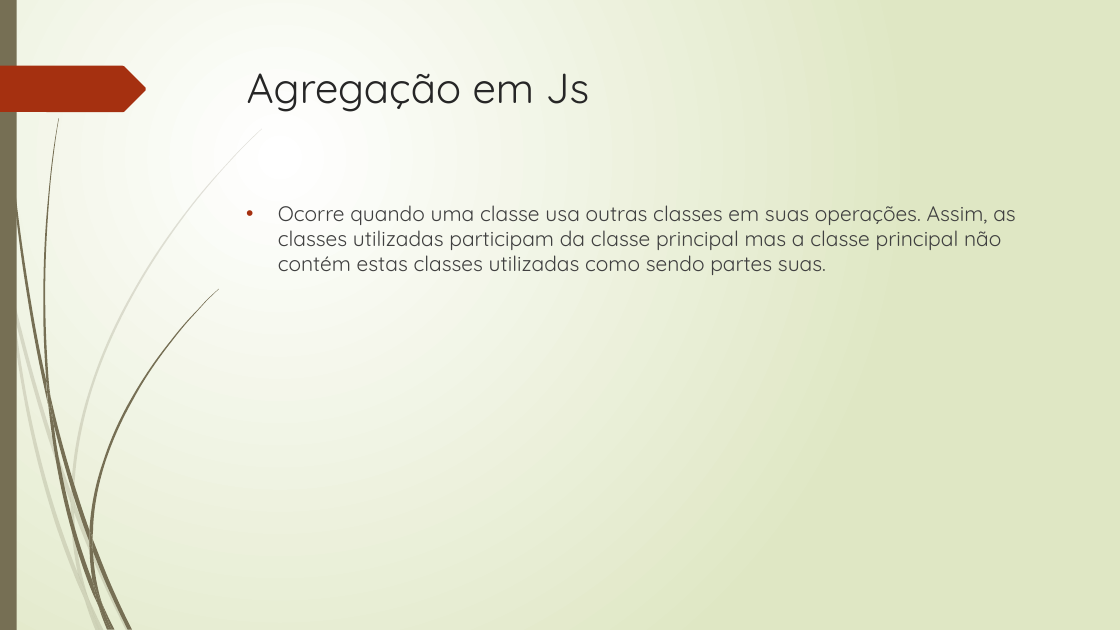
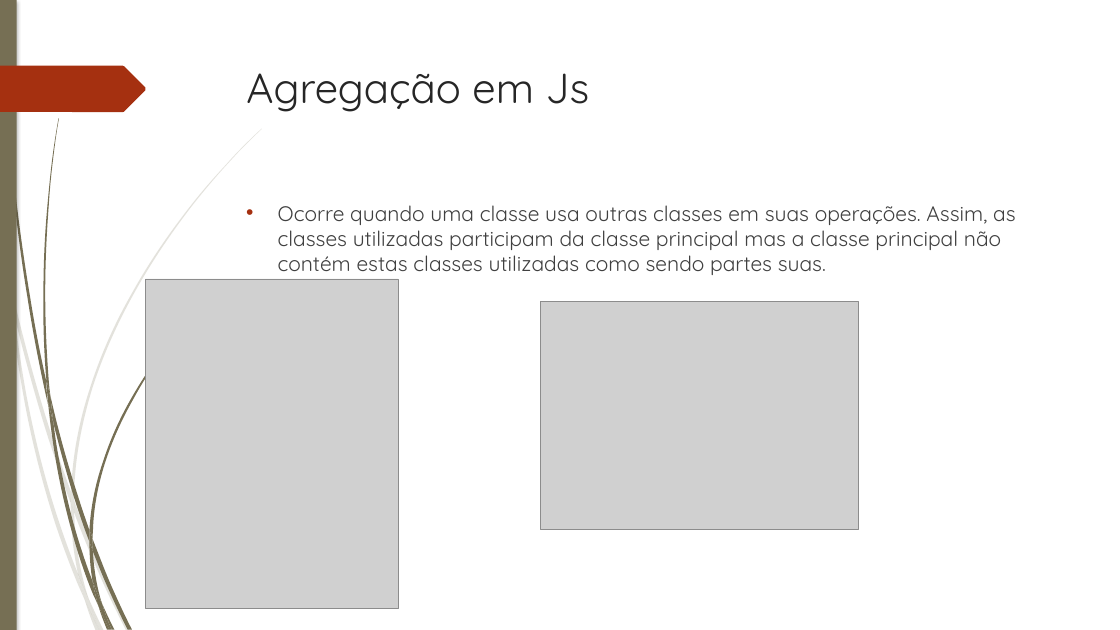
Before and after one commit to josemdfjunior/PLP, a slide deck: slide 6 of Atividade09/PLP_Atividade_09__Max.pptx. Drawn at 1120x630 pixels with LibreOffice and Linux fonts; fonts in the diff are those of the drawing; grey boxes stand for pictures. Boxes give left, top, right and bottom in pixels: in the first picture for what was removed or moved away, otherwise in the second. Text is boxed around its words. In the diff, an @@ line names an element or a change of style, - is before the commit and + after.

```diff
--- a/Atividade09/PLP_Atividade_09__Max.pptx
+++ b/Atividade09/PLP_Atividade_09__Max.pptx
@@ background gradient #FFFFFF to #DFE8C4 to #FFFFFF @@
@@ rectangle at (x1=0, y1=0, x2=17, y2=630): shadow on @@
@@ outline redrawn in 13 elements at (x1=12, y1=290, x2=71, y2=503), (x1=74, y1=501, x2=130, y2=630), (x1=9, y1=294, x2=85, y2=600), (x1=71, y1=503, x2=88, y2=597), (x1=71, y1=129, x2=262, y2=501), (x1=78, y1=574, x2=100, y2=630), (x1=3, y1=0, x2=48, y2=404), (x1=92, y1=539, x2=132, y2=629), (x1=43, y1=118, x2=59, y2=397), (x1=89, y1=289, x2=218, y2=539), (x1=89, y1=542, x2=102, y2=604), (x1=89, y1=530, x2=92, y2=551), (x1=0, y1=66, x2=146, y2=112) @@
@@ text "Ocorre quando uma classe usa ..." at (x1=278, y1=205, x2=1015, y2=275): indent changed @@
@@ picture added at (x1=145, y1=279, x2=398, y2=608) @@
@@ picture added at (x1=541, y1=302, x2=859, y2=528) @@
```
Also in this commit, not shown: 14 other slides changed.
